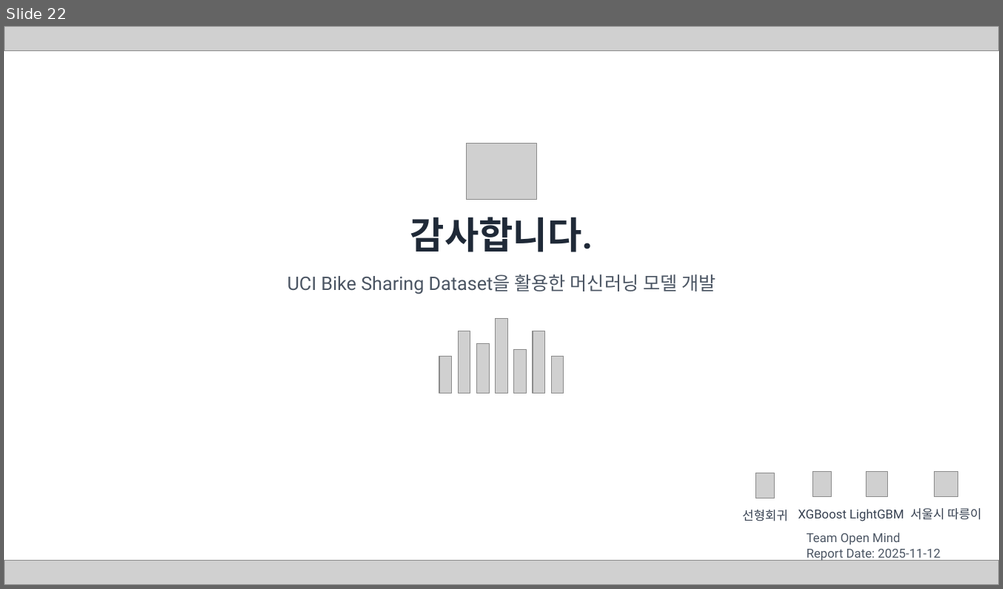
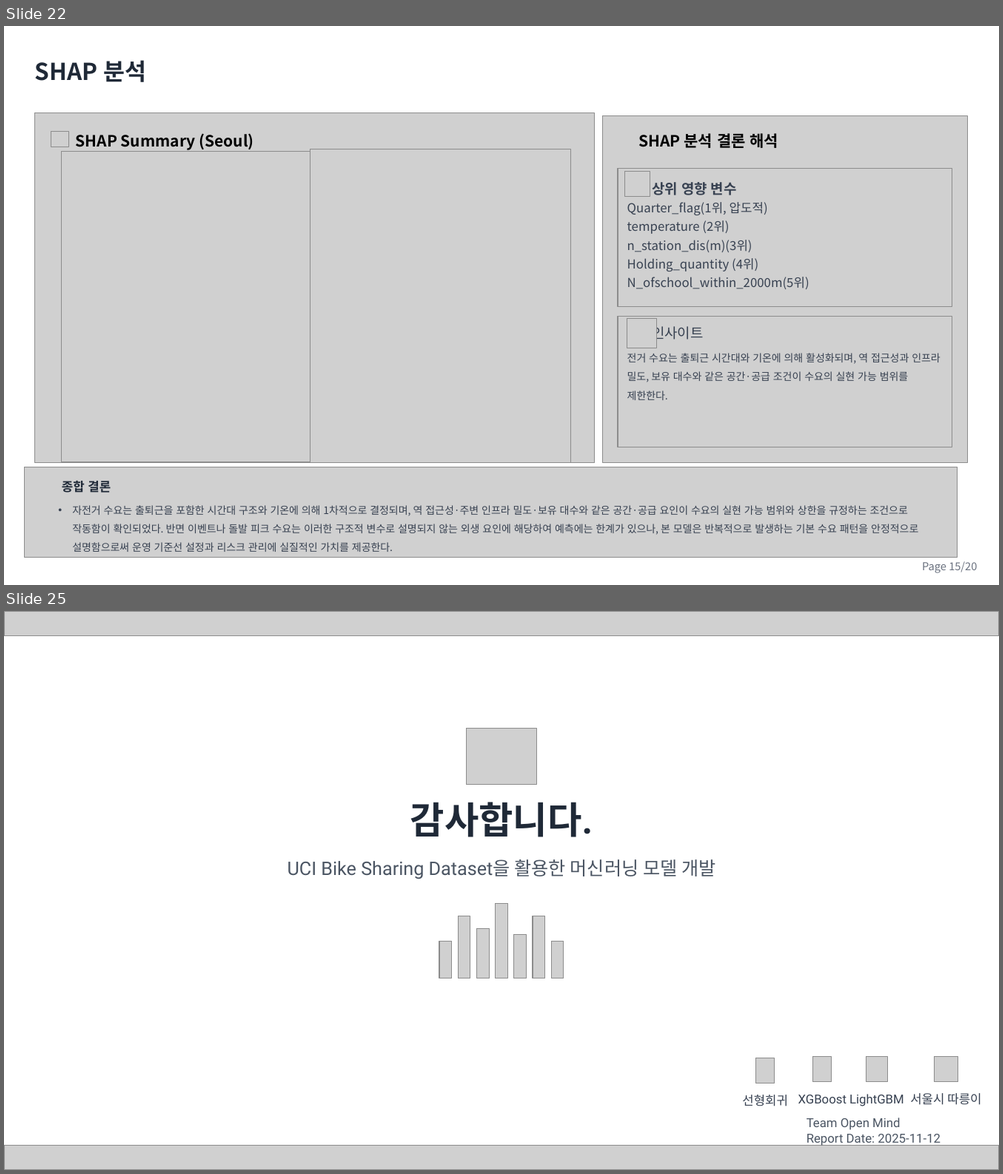
Before and after one commit to cbnu-yhjeon/PROJECT-Bicyle-Demand-Forecasting, a slide deck: docs/자전거 대여 수요 예측 분석 프로젝트(오픈마인드).pptx. Shown one above the other, each under a label of ours: slide 22 before the commit, slides 22 and 25 after it; the slides between them are not shown. The pictures are 1003x589 and 1003x1174 pixels, drawn with LibreOffice and Linux fonts; fonts in the diff are those of the drawing; grey boxes stand for pictures; background and template pictures are left out. Boxes give left, top, right and bottom in pixels: in the first picture for what was removed or moved away, otherwise in the second. Text is boxed around its words. In the diff, an @@ line names an element or a change of style, - is before the commit and + after.

```diff
--- a/docs/자전거 대여 수요 예측 분석 프로젝트(오픈마인드).pptx
+++ b/docs/자전거 대여 수요 예측 분석 프로젝트(오픈마인드).pptx
@@ slide 22 added at box(4, 26, 999, 585), background picture (left out) @@
@@ text added at box(35, 60, 146, 82), 22.5 pt, text #1F2937, bold @@
+SHAP 분석
@@ picture added at box(35, 113, 595, 463) @@
@@ picture added at box(51, 132, 69, 147) @@
@@ text added at box(76, 133, 253, 150), 15 pt, text #000000, bold @@
+SHAP Summary (Seoul)
@@ picture added at box(603, 116, 968, 463) @@
@@ text added at box(638, 133, 779, 148), 15 pt, text #000000, bold @@
+SHAP 분석 결론 해석
@@ picture added at box(62, 151, 323, 463) @@
@@ picture added at box(310, 149, 571, 463) @@
@@ picture added at box(617, 169, 951, 306) @@
@@ picture added at box(625, 172, 650, 197) @@
@@ text added at box(627, 202, 809, 289), 12 pt, text #374151 @@
+Quarter_flag(1위, 압도적)
+temperature (2위)
+n_station_dis(m)(3위)
+Holding_quantity (4위)
+N_ofschool_within_2000m(5위)
@@ text added at box(652, 182, 737, 195), 13.5 pt, text #374151, bold @@
+상위 영향 변수
@@ picture added at box(617, 316, 951, 447) @@
@@ picture added at box(627, 319, 656, 349) @@
@@ text added at box(652, 324, 703, 343), 13.5 pt, text #374151 @@
+인사이트
@@ text added at box(627, 353, 940, 400), 10 pt, text #374151 @@
+전거 수요는 출퇴근 시간대와 기온에 의해 활성화되며, 역 접근성과 인프라 밀도, 보유 대수와 같은 공간·공급 조건이 수요의 실현 가능 범위를 제한한다.
@@ picture added at box(25, 467, 958, 557) @@
@@ text added at box(62, 481, 111, 493), 12 pt, text #1F2937, bold @@
+종합 결론
@@ text added at box(72, 506, 918, 552), 10 pt, text #374151 @@
+• 자전거 수요는 출퇴근을 포함한 시간대 구조와 기온에 의해 1차적으로 결정되며, 역 접근성·주변 인프라 밀도·보유 대수와 같은 공간·공급 요인이 수요의 실현 가능 범위와 상한을 규정하는 조건으로 작동함이 확인되었다. 반면 이벤트나 돌발 피크 수요는 이러한 구조적 변수로 설명되지 않는 외생 요인에 해당하여 예측에는 한계가 있으나, 본 모델은 반복적으로 발생하는 기본 수요 패턴을 안정적으로 설명함으로써 운영 기준선 설정과 리스크 관리에 실질적인 가치를 제공한다.
@@ text added at box(922, 562, 976, 574), 10.5 pt, text #6B7280 @@
+Page 15/20
@@ what was slide 22 is now slide 25 @@
```
Also in this commit, not shown: 5 slides changed, 6 other slides added, 4 slides removed.
